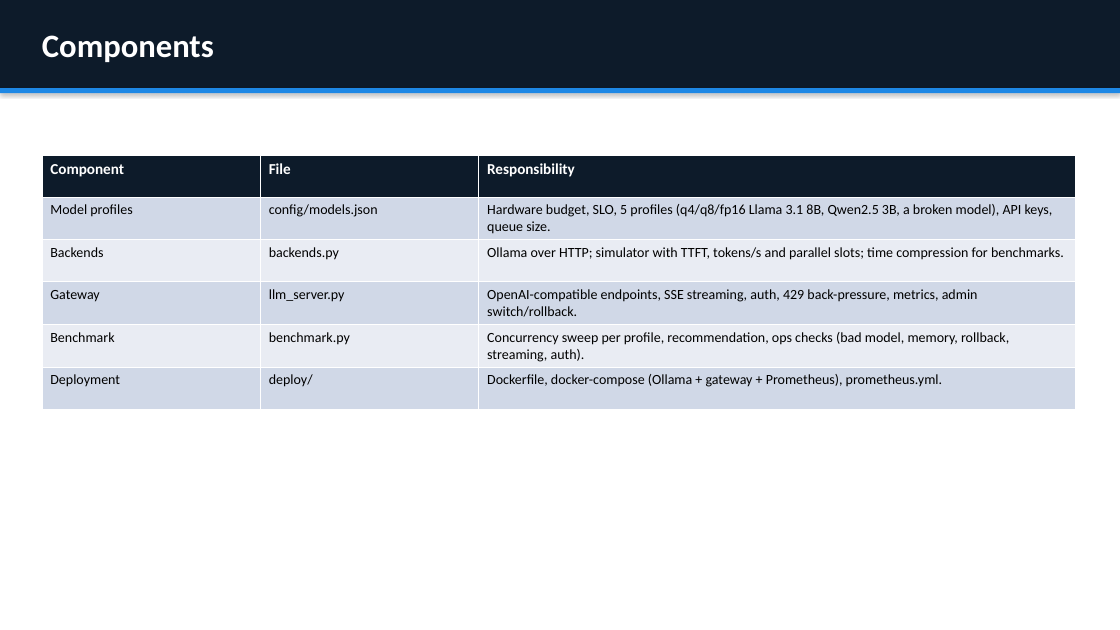
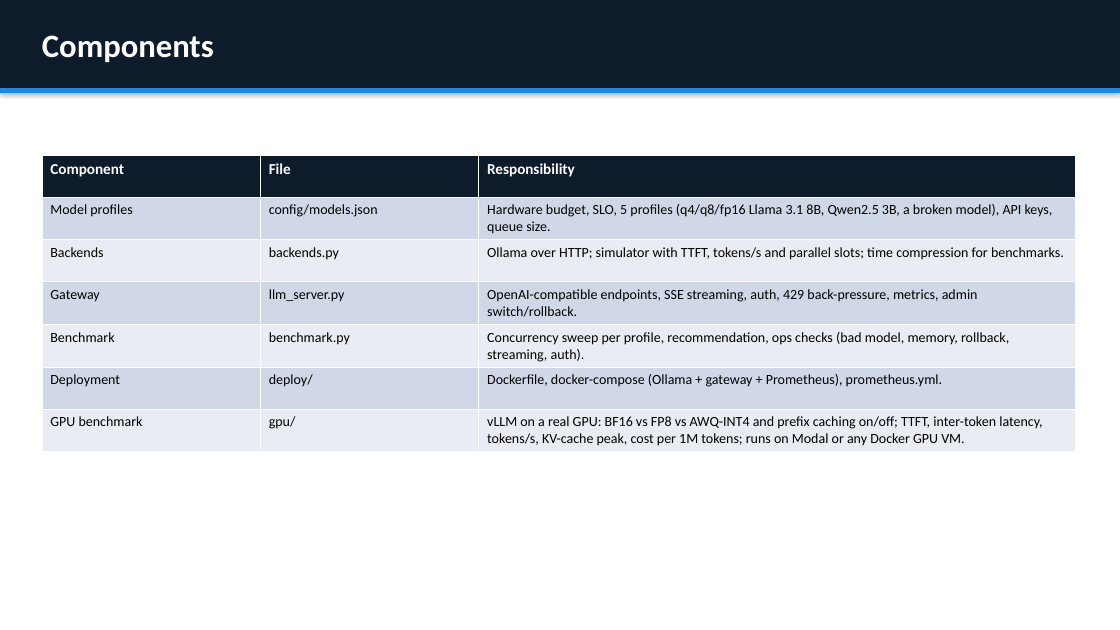
Before and after one commit to divyapasupuleti/ai-engineering-projects, a slide deck: slide 5 of 15-local-llm-deployment-kit/docs/PRESENTATION.pptx. Drawn at 1120x630 pixels with LibreOffice and Linux fonts; fonts in the diff are those of the drawing. Boxes give left, top, right and bottom in pixels: in the first picture for what was removed or moved away, otherwise in the second. Text is boxed around its words. In the diff, an @@ line names an element or a change of style, - is before the commit and + after.

```diff
--- a/15-local-llm-deployment-kit/docs/PRESENTATION.pptx
+++ b/15-local-llm-deployment-kit/docs/PRESENTATION.pptx
@@ table at (42,155,1075,450) @@
+row 7: GPU benchmark | gpu/ | vLLM on a real GPU: BF16 vs FP8 vs AWQ-INT4 and prefix caching on/off; TTFT, inter-token latency, tokens/s, KV-cache peak, cost per 1M tokens; runs on Modal or any Docker GPU VM.
```
Also in this commit, not shown: 4 other slides changed, 14 other files.
